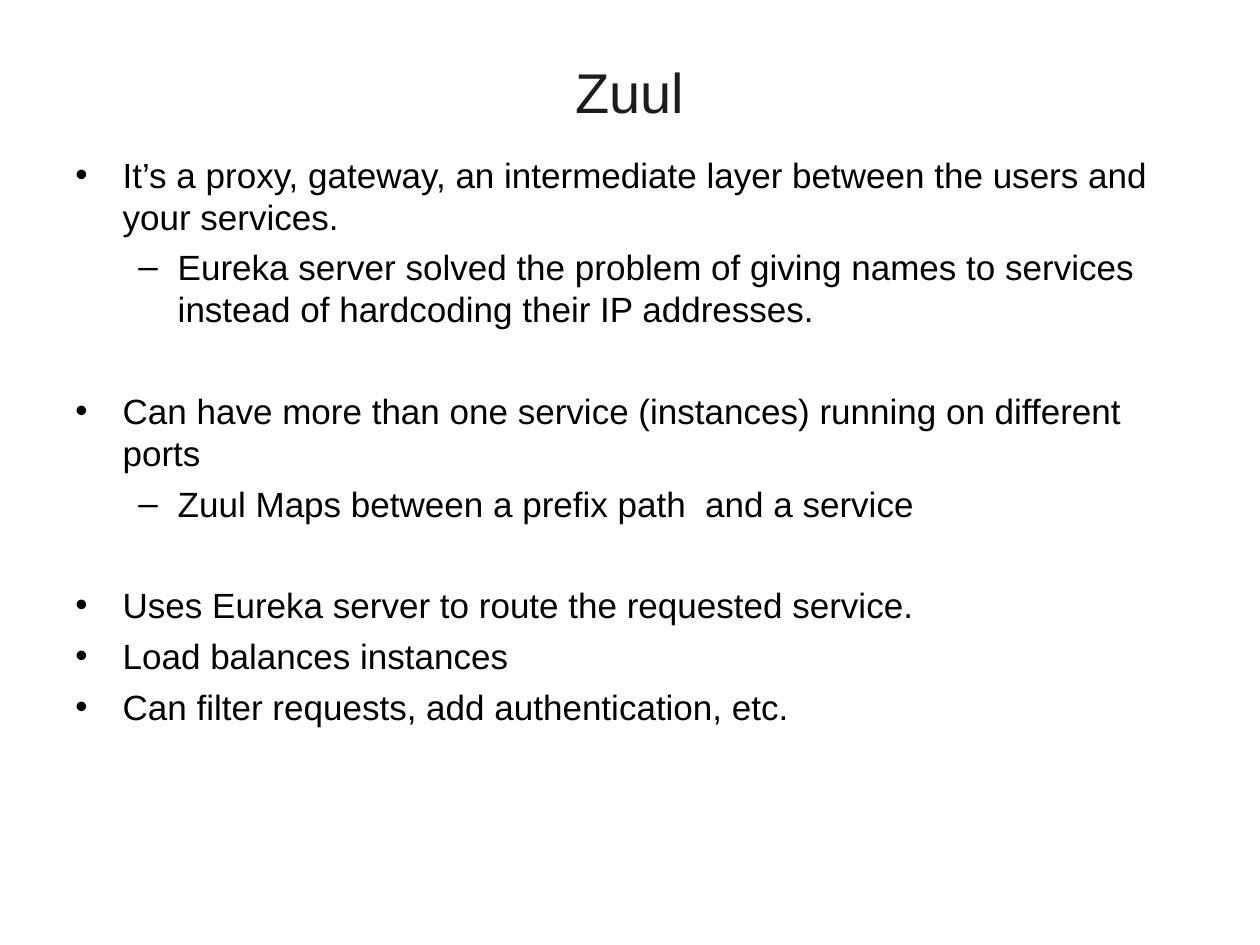
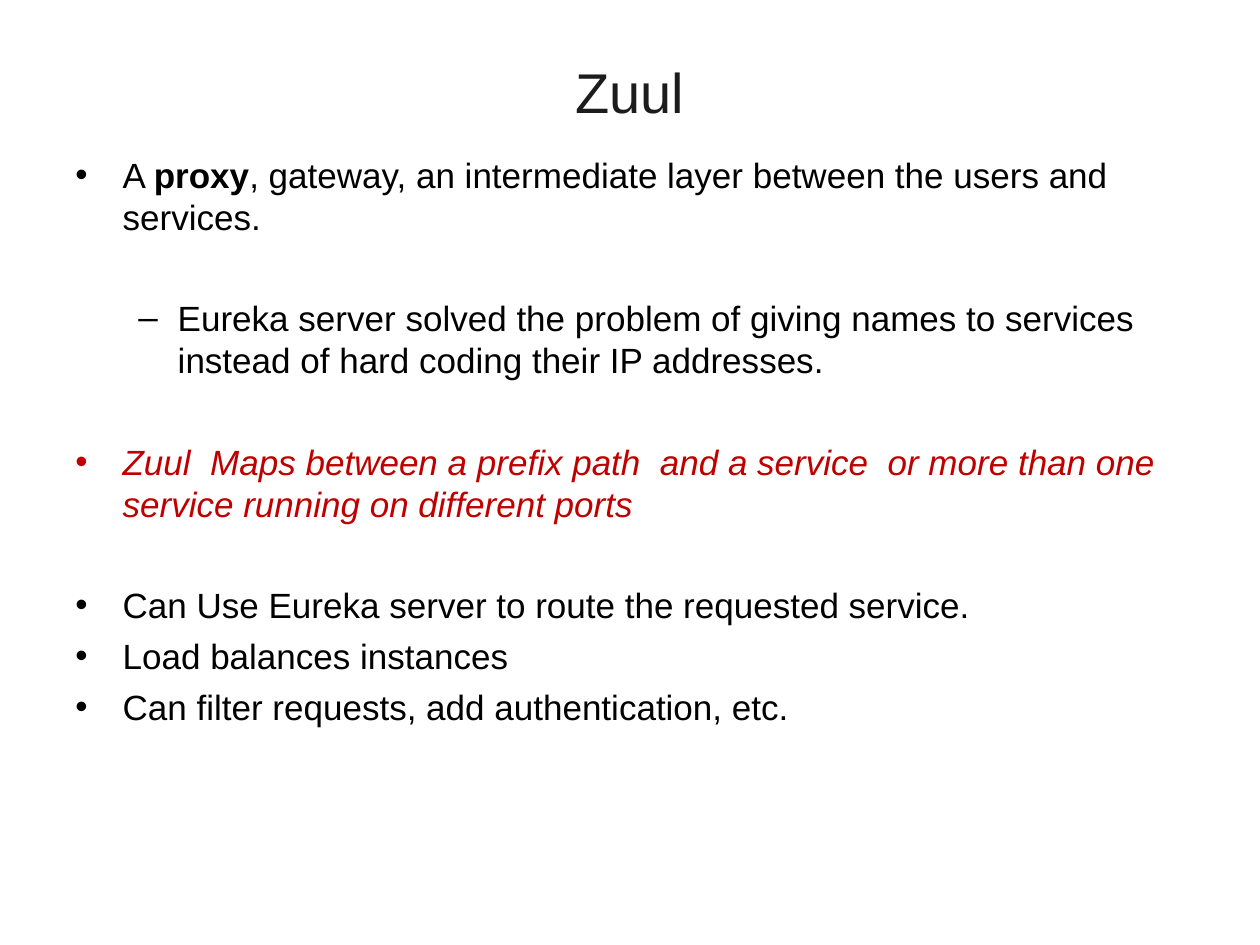
Before and after one commit to vatsank/spring_presentations, a slide deck: slide 149 of SpringMicroService_Module1_Ver01.ppt (slide 134 before the commit). Drawn at 1260x945 pixels with LibreOffice and Linux fonts; fonts in the diff are those of the drawing; background and template pictures are left out. Boxes give left, top, right and bottom in pixels: in the first picture for what was removed or moved away, otherwise in the second. Text is boxed around its words. In the diff, an @@ line names an element or a change of style, - is before the commit and + after.

```diff
--- a/SpringMicroService_Module1_Ver01.ppt
+++ b/SpringMicroService_Module1_Ver01.ppt
@@ text at [123,162,1154,625]: text changed @@
-• It’s a proxy, gateway, an intermediate layer between the users and your services.
-  – Eureka server solved the problem of giving names to services instead of hardcoding their IP addresses.
-• Can have more than one service (instances) running on different ports
-  – Zuul Maps between a prefix path and a service
-• Uses Eureka server to route the requested service.
+• A proxy, gateway, an intermediate layer between the users and services.
+  – Eureka server solved the problem of giving names to services instead of hard coding their IP addresses.
+• Zuul Maps between a prefix path and a service or more than one service running on different ports
+• Can Use Eureka server to route the requested service.
```
Also in this commit, not shown: 46 other slides changed, 22 slides added, 4 slides removed, 2 other files.
